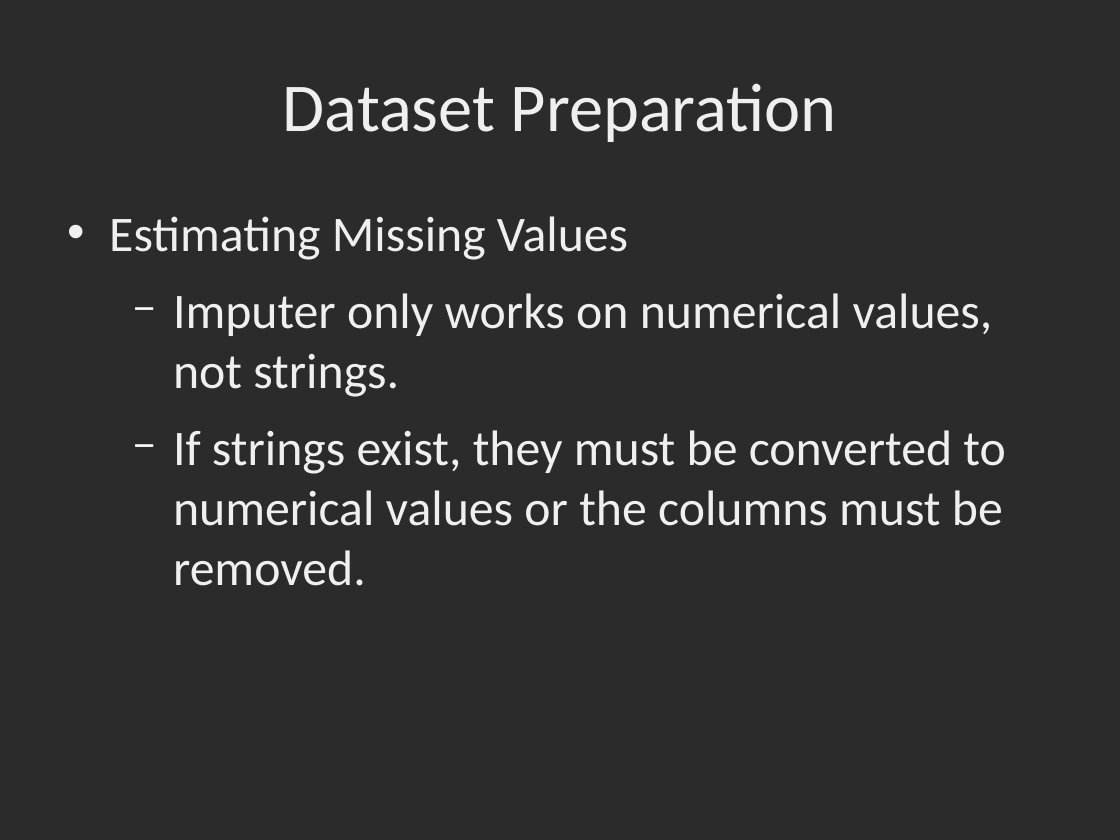
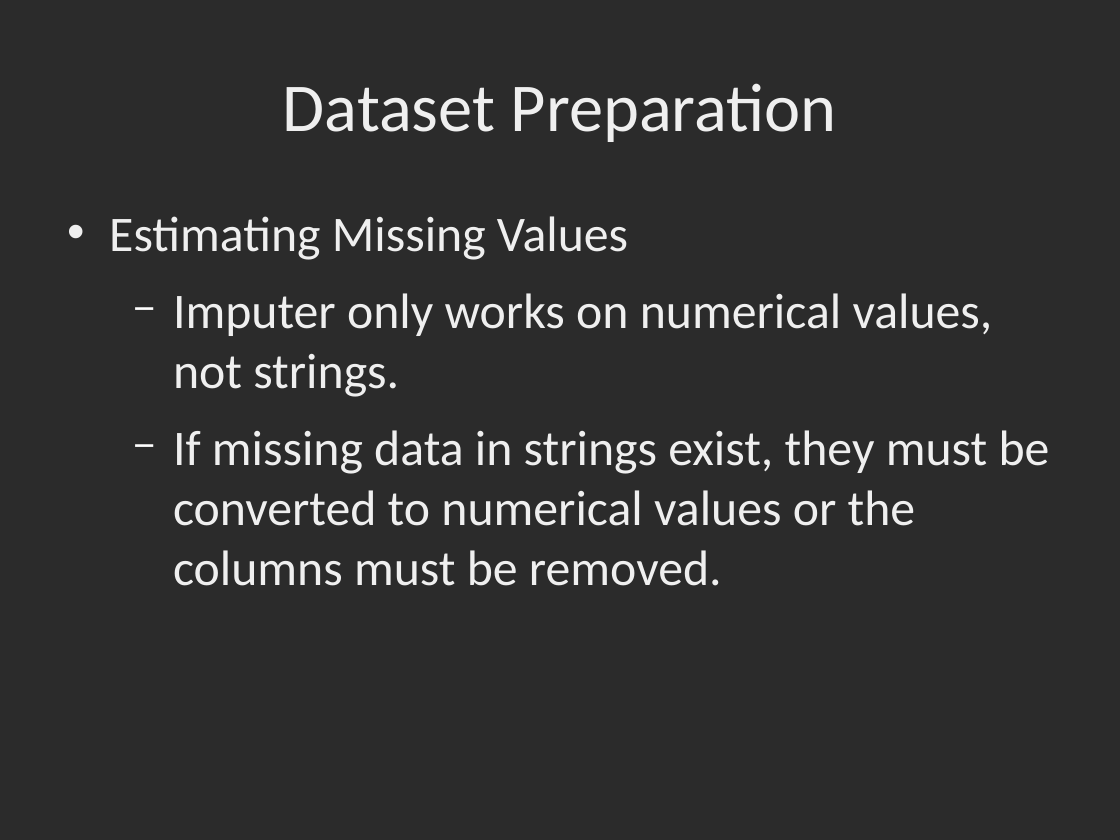
Before and after one commit to dbowmans46/PracticalProgramming, a slide deck: slide 160 of Session 7 - Python/Instructional Material/Session 7 - Python Brief Intro to Machine Learning with Scikit Learn.odp. Drawn at 1120x840 pixels with LibreOffice and Linux fonts; fonts in the diff are those of the drawing; background and template pictures are left out; a plain dark background stands for a picture behind light text. Boxes give left, top, right and bottom in pixels: in the first picture for what was removed or moved away, otherwise in the second. Text is boxed around its words. In the diff, an @@ line names an element or a change of style, - is before the commit and + after.

```diff
--- a/Session 7 - Python/Instructional Material/Session 7 - Python Brief Intro to Machine Learning with Scikit Learn.odp
+++ b/Session 7 - Python/Instructional Material/Session 7 - Python Brief Intro to Machine Learning with Scikit Learn.odp
@@ text at bbox=[173, 430, 1050, 586]: text changed @@
-  − If strings exist, they must be converted to numerical values or the columns must be removed.
+  − If missing data in strings exist, they must be converted to numerical values or the columns must be removed.
```
Also in this commit, not shown: 6 other slides changed, 5 slides added, 1 other file.
